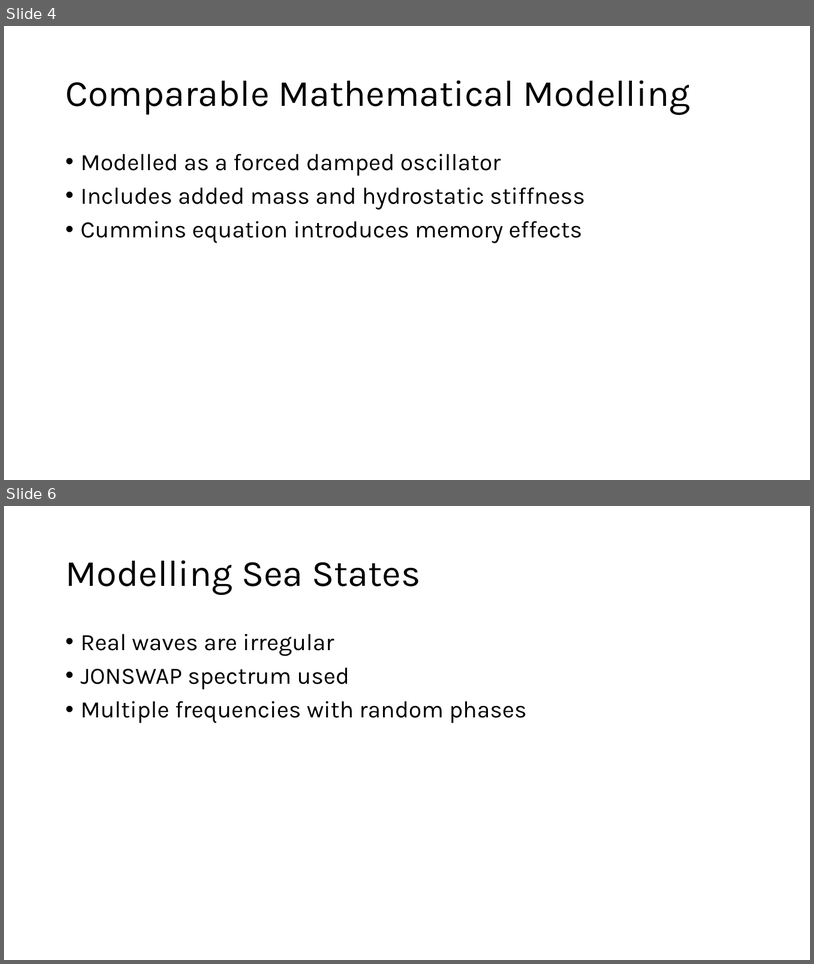
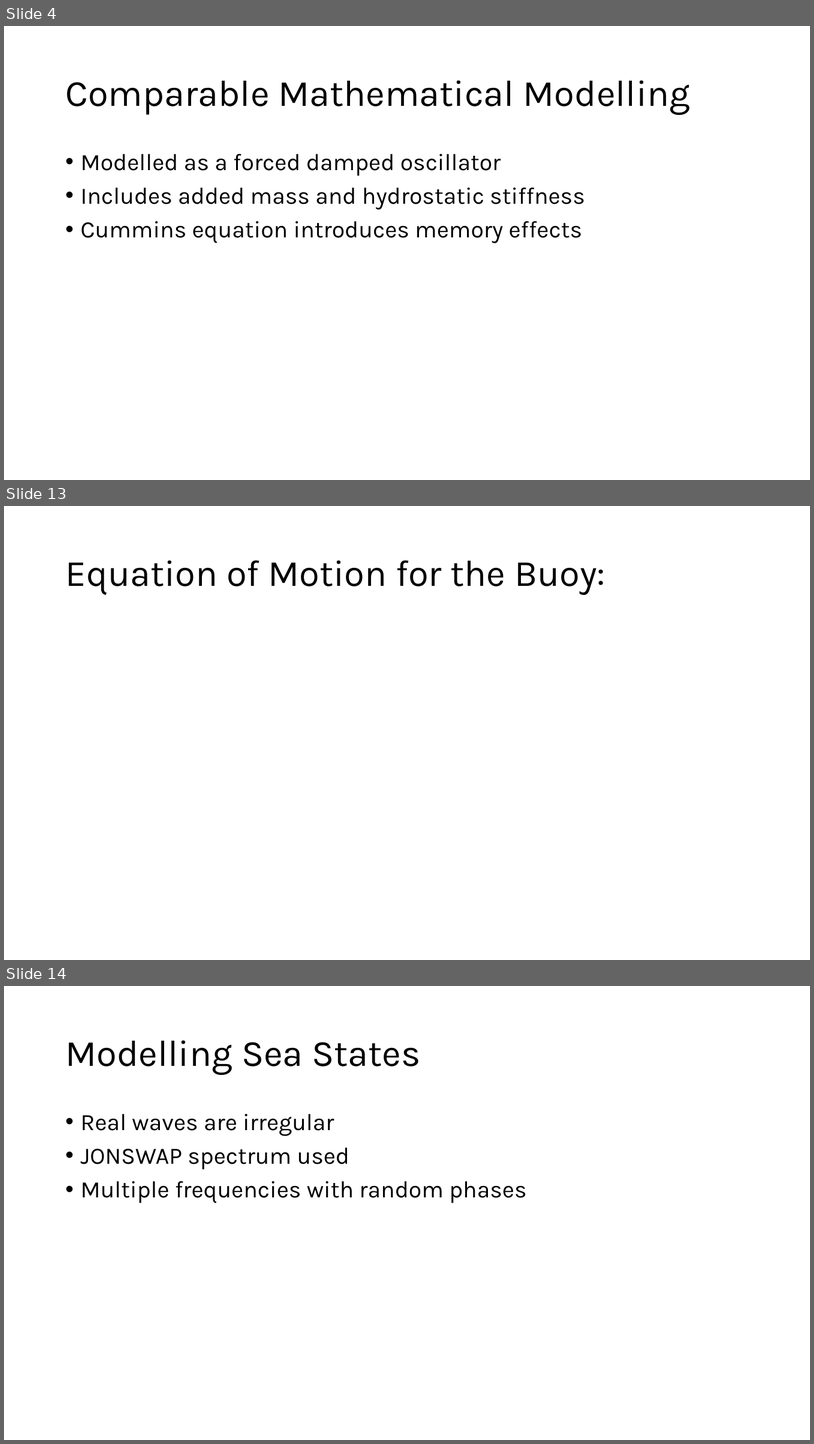
Before and after one commit to lbuckley-jpg/MDM2-Project-2, a slide deck: Presentation/wave_energy_presentation.pptx. Shown one above the other, each under a label of ours: slides 4 and 6 before the commit, slides 4, 13 and 14 after it; the slides between them are not shown. The pictures are 814x964 and 814x1444 pixels, drawn with LibreOffice and Linux fonts; fonts in the diff are those of the drawing; grey boxes stand for pictures. Boxes give left, top, right and bottom in pixels: in the first picture for what was removed or moved away, otherwise in the second. Text is boxed around its words. In the diff, an @@ line names an element or a change of style, - is before the commit and + after.

```diff
--- a/Presentation/wave_energy_presentation.pptx
+++ b/Presentation/wave_energy_presentation.pptx
@@ slide 13 added at [4, 506, 810, 960], background #FFFFFF @@
@@ title added at [65, 560, 606, 595], 44 pt, text #000000 @@
+Equation of Motion for the Buoy:
@@ what was slide 6 is now slide 14 @@
```
Also in this commit, not shown: 6 slides changed, 11 other slides added, 1 slide removed, 4 other files.
